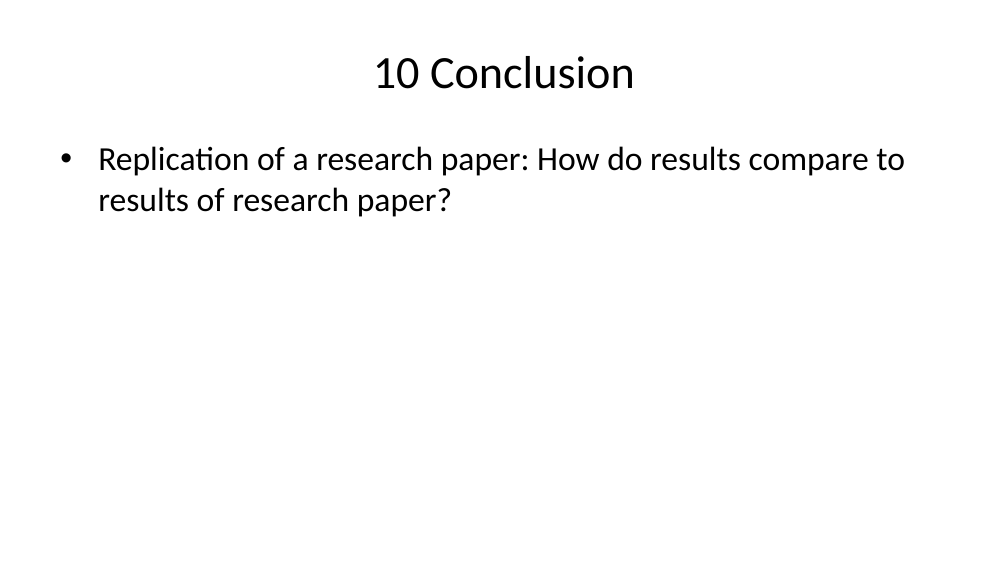
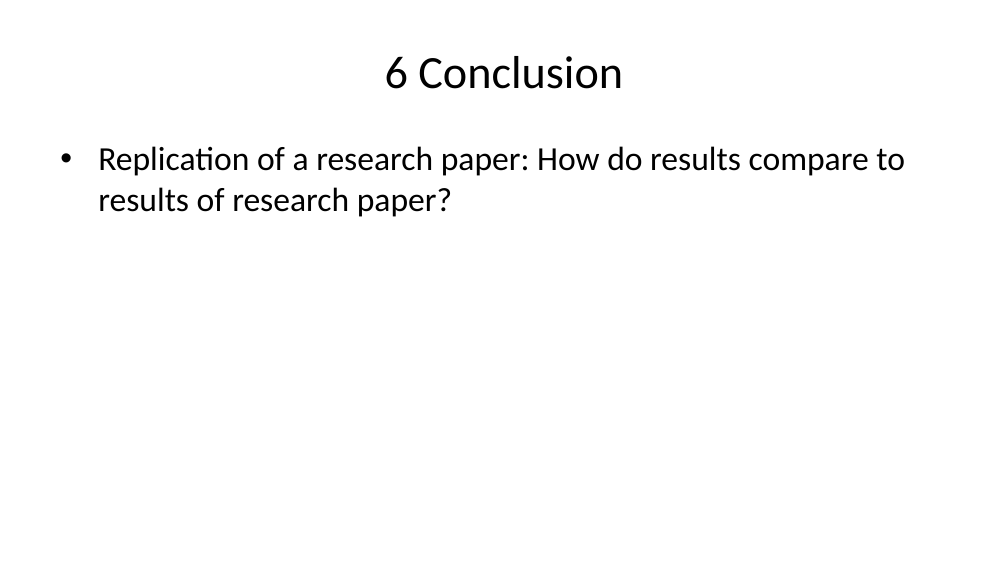
Before and after one commit to evabonin/natural_experiments_r, a slide deck: slide 8 of report_ppt.pptx (slide 12 before the commit). Drawn at 1008x567 pixels with LibreOffice and Linux fonts; fonts in the diff are those of the drawing. Boxes give left, top, right and bottom in pixels: in the first picture for what was removed or moved away, otherwise in the second. Text is boxed around its words. In the diff, an @@ line names an element or a change of style, - is before the commit and + after.

```diff
--- a/report_ppt.pptx
+++ b/report_ppt.pptx
@@ title at (x1=385, y1=56, x2=623, y2=89): text changed @@
-10 Conclusion
+6 Conclusion
```
Also in this commit, not shown: 6 other slides changed, 1 slide added, 5 slides removed, 2 other files.
